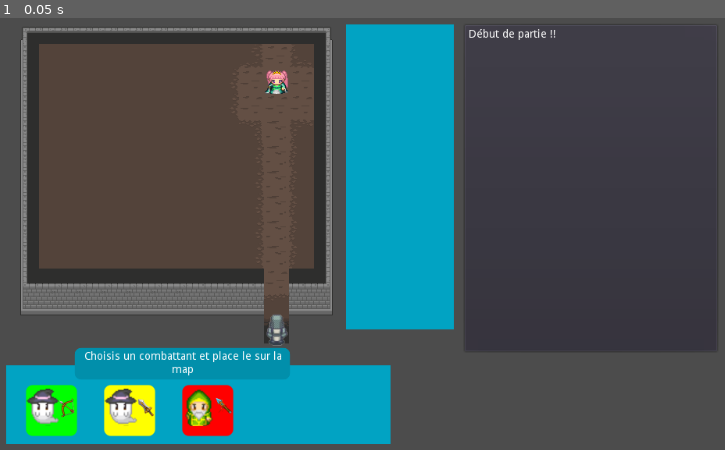
Above: before the commit, frame 1.
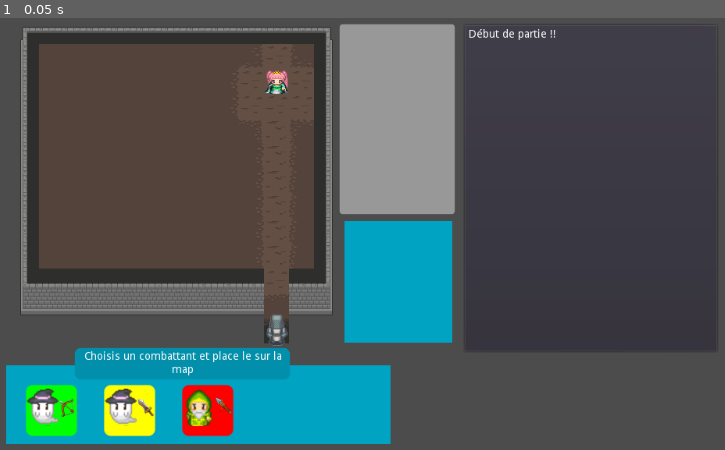
Above: after the commit, the same moment.

Repository: seagiants/BadPandaGodot
Game: Godot game, scene res://Main.tscn
The game is run twice, just before and just after one commit, with the same random seed, the same clock (stepped at 60 frames per second) and the same inputs.
Inputs:
- Up to frame 1 (0.05 s): no input

The runs differ from the first frame. In frame 1, 7.8% of the frame differs, in the area x 46-63%, y 1-76%.

Commit message:
Ajout d'un exe et qqes améliorations

Diff:
--- a/Main.gd
+++ b/Main.gd
@@ -9,19 +9,28 @@
 onready var map = $TileMap
 onready var hand = $HandPanel
 onready var step = $TileMap.get_cell_size()
+onready var handLabel = $HandTitlePanel/Label
 onready var endButton = $EndTurn
 var ennemiesCount = 0
 var pool = FighterLib.new()
 var ennemyPool
 var mapState = {}
-var fighterSelected = null
+var fighterSelected = null setget set_fighter_selected
 var currentPhase = "pick" setget set_phase
+
+func set_fighter_selected(nfight):
+	if fighterSelected != null :
+		fighterSelected.clickedPanel.hide()
+	fighterSelected = nfight
+	if nfight != null:
+		fighterSelected.clickedPanel.show()
+
 
 
 func set_phase(nphase):
 	endButton.visible = !endButton.visible
 	currentPhase = nphase
-	$Panel/Label.set_text(TextProvider.get_phase_text(nphase))
+	handLabel.set_text(TextProvider.get_phase_text(nphase))
 	if nphase == "keep":
 		hide_matches()
 
@@ -75,7 +84,10 @@
 
 func on_fighter_picked(_event,fighter):
 	hide_matches()
-	fighterSelected = fighter
+	if self.fighterSelected == fighter :
+		self.fighterSelected = null
+		return
+	self.fighterSelected = fighter
 	if currentPhase == "pick":
 		get_tree().call_group("FIGHTERS","show_match",fighter.color,fighter.clas,fighter.race)
 		show_match_on_cell(fighter.color,fighter.clas,fighter.race)
@@ -121,11 +133,11 @@
 		elif "wall" in mapState[cell]:
 			pass
 #			addLog(str(cell)+" : Ah non, je monte pas sur un mur !")
-		elif fighterSelected != null:
+		elif self.fighterSelected != null:
 			resolve(fighterSelected,cell)
 			add_fighter(fighterSelected,cell)
 			self.currentPhase = "keep"
-			fighterSelected = null
+			self.fighterSelected = null
 #			endTurn()
 		else:
 			pass
@@ -233,7 +245,7 @@
 
 func endTurn():
 	init_hand(fighterSelected)
-	fighterSelected = null
+	self.fighterSelected = null
 	hide_matches()
 	get_tree().call_group("ENNEMIES","move")
 	for deads in get_tree().get_nodes_in_group("DEADS"):
--- a/Main.tscn
+++ b/Main.tscn
@@ -71,6 +71,12 @@
 corner_radius_bottom_right = 8
 corner_radius_bottom_left = 8
 
+[sub_resource type="StyleBoxFlat" id=4]
+corner_radius_top_left = 4
+corner_radius_top_right = 4
+corner_radius_bottom_right = 4
+corner_radius_bottom_left = 4
+
 [node name="Game" type="Node2D"]
 script = ExtResource( 4 )
 
@@ -122,15 +128,16 @@
 }
 
 [node name="ComboPanel" type="Panel" parent="."]
-margin_left = 457.0
-margin_top = 39.0
-margin_right = 595.0
-margin_bottom = 430.0
+margin_left = 454.784
+margin_top = 290.524
+margin_right = 592.784
+margin_bottom = 446.524
 size_flags_horizontal = 3
 size_flags_vertical = 3
 custom_styles/panel = SubResource( 2 )
 script = ExtResource( 3 )
 __meta__ = {
+"_edit_group_": true,
 "_edit_use_anchors_": false
 }
 
@@ -138,7 +145,7 @@
 margin_left = 4.0
 margin_top = 4.0
 margin_right = 132.0
-margin_bottom = 386.0
+margin_bottom = 147.0
 grow_horizontal = 0
 size_flags_horizontal = 3
 size_flags_vertical = 3
@@ -166,7 +173,7 @@
 "_edit_use_anchors_": false
 }
 
-[node name="Panel" type="Panel" parent="."]
+[node name="HandTitlePanel" type="Panel" parent="."]
 margin_left = 110.0
 margin_top = 454.0
 margin_right = 385.0
@@ -176,7 +183,7 @@
 "_edit_use_anchors_": false
 }
 
-[node name="Label" type="Label" parent="Panel"]
+[node name="Label" type="Label" parent="HandTitlePanel"]
 anchor_right = 1.0
 anchor_bottom = 1.0
 margin_left = 3.0
@@ -191,3 +198,15 @@
 __meta__ = {
 "_edit_use_anchors_": false
 }
+
+[node name="ComboDict" type="Panel" parent="."]
+margin_left = 449.0
+margin_top = 39.0
+margin_right = 596.0
+margin_bottom = 282.0
+size_flags_horizontal = 3
+size_flags_vertical = 3
+custom_styles/panel = SubResource( 4 )
+__meta__ = {
+"_edit_use_anchors_": false
+}
--- a/fighters/fighter.gd
+++ b/fighters/fighter.gd
@@ -25,6 +25,7 @@
 var raceSprite
 var clasSprite
 var colorSprite
+var clickedPanel
 var onMap
 
 signal fighter_selected(fighter)
@@ -46,6 +47,15 @@
 	clasSprite.set_position(Vector2(26,14))
 	var clickZone = Control.new()
 	clickZone.set_size(Vector2(64,64))
+	var clicked = Panel.new()
+	clicked.set_size(Vector2(32,32))
+	var style = StyleBoxFlat.new()
+	style.set_bg_color(Color(1,1,1,0.5))
+	style.set_corner_radius_all(4)
+	clicked.set("custom_styles/panel",style)
+	add_child(clicked)
+	clickedPanel = clicked
+	clickedPanel.hide()
 	add_child(clickZone)
 	clickZone.connect("gui_input",self,"on_click")
 	clickZone.set_mouse_filter(1)
@@ -85,11 +95,6 @@
 		colorSprite.queue_free()
 	colorSprite = npanel
 	_set_layout(npanel)
-#	if npanel.is_inside_tree():
-#		var cont = npanel.get_parent()
-#		cont.remove_child(npanel)
-#		cont.queue_free()
-#	add_child(npanel)
 	move_child(npanel,0)
 	npanel.set_size(Vector2(32,32))
 
--- a/fighters/fighterCombo/fighterCombo.gd
+++ b/fighters/fighterCombo/fighterCombo.gd
@@ -14,23 +14,13 @@
 	props = nprops
 	set_custom_minimum_size(Vector2(32,32))
 	if nprops.has("color"):
-#		set_custom_minimum_size(Vector2(32,32))
 		ncombo = Fighter.get_panel(nprops.color)
-#		props = nprops
-#		nprops.set_custom_minimum_size(Vector2(32,32))
-#		ncombo.set_size(Vector2(32,32))
 		ncombo.set_mouse_filter(MOUSE_FILTER_PASS)
-#		add_child(panel)
 	if nprops.has("clas"):
-#		set_custom_minimum_size(Vector2(32,32))
 		ncombo = Fighter.get_sprite(nprops.clas)
 		ncombo.centered = false
-		ncombo.set_position(Vector2(4,4))
-#		props = nprops
-#		sprite.set_mouse_filter(MOUSE_FILTER_PASS)
-#		add_child(sprite)
+		ncombo.set_position(Vector2(8,8))
 	if nprops.has("race"):
-#		set_custom_minimum_size(Vector2(32,32))
 		ncombo = Fighter.get_sprite(nprops.race)
 		ncombo.centered = false
 		ncombo.set_position(Vector2(4,4))
--- a/garbage2/FighterTest.tscn
+++ b/garbage2/FighterTest.tscn
@@ -10,6 +10,13 @@
 corner_radius_top_right = 8
 corner_radius_bottom_right = 8
 corner_radius_bottom_left = 8
+
+[sub_resource type="StyleBoxFlat" id=2]
+bg_color = Color( 0.6, 0.6, 0.6, 0.486275 )
+corner_radius_top_left = 4
+corner_radius_top_right = 4
+corner_radius_bottom_right = 4
+corner_radius_bottom_left = 4
 
 [node name="Fighter" type="Panel"]
 margin_right = 32.0
@@ -35,3 +42,11 @@
 position = Vector2( 26.1511, 14.853 )
 scale = Vector2( 0.25, 0.25 )
 texture = ExtResource( 2 )
+
+[node name="Panel" type="Panel" parent="."]
+margin_right = 32.0
+margin_bottom = 32.0
+custom_styles/panel = SubResource( 2 )
+__meta__ = {
+"_edit_use_anchors_": false
+}
Not shown: 1 places in Main.tscn that only renumber resources
Not shown, changed: export_presets.cfg
Not shown: 1 places in garbage2/FighterTest.tscn that only renumber resources
Not shown, added: Bad Panda.exe
Not shown, added: Bad Panda.pck
